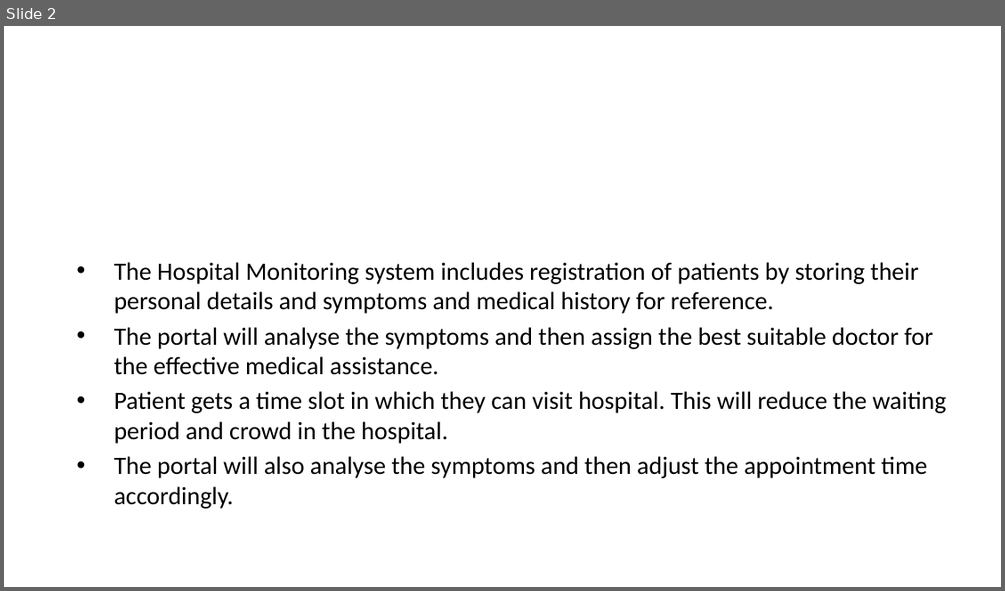
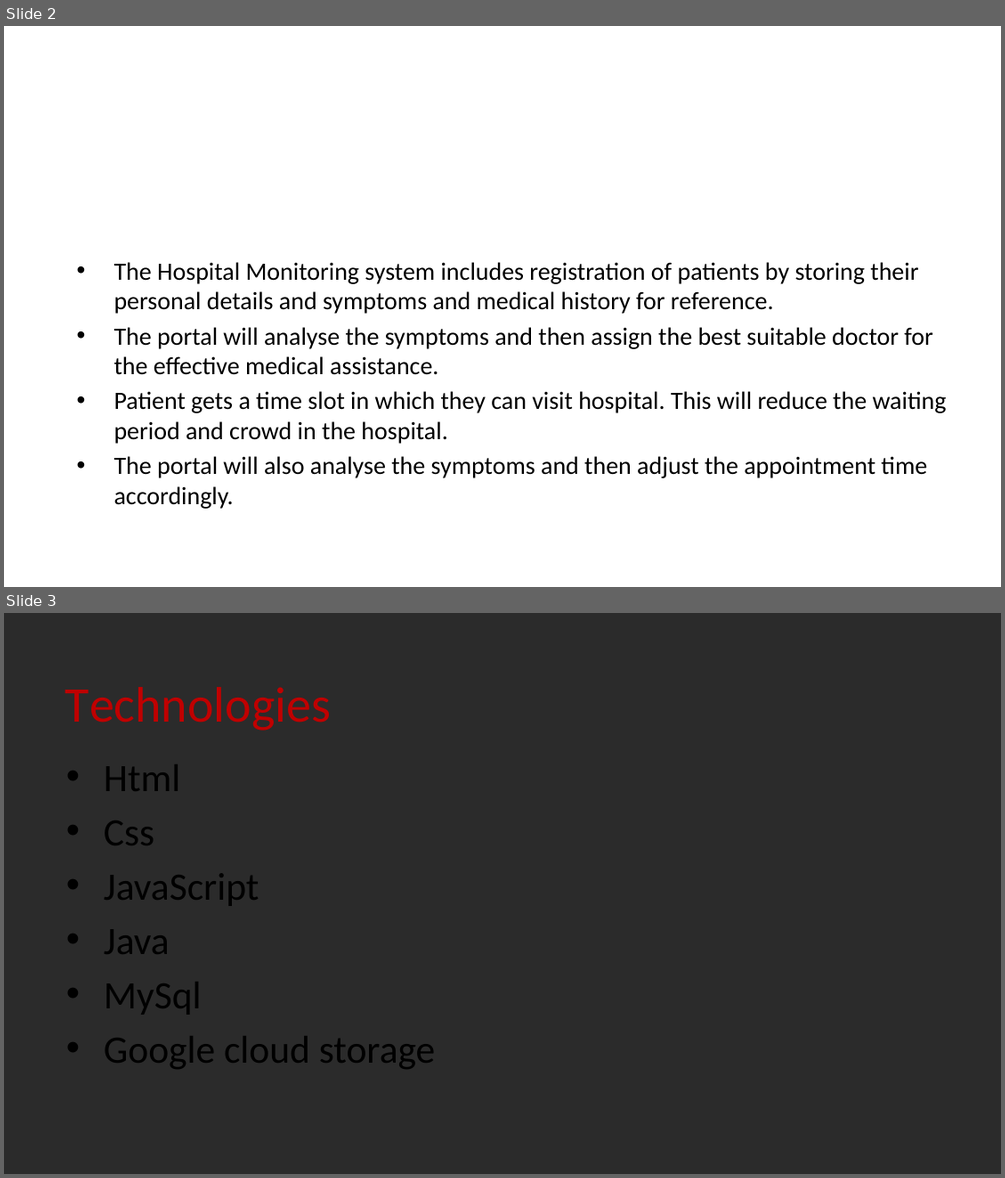
Before and after one commit to shereen3351/project1, a slide deck: ppt.pptx. Shown one above the other, each under a label of ours: slide 2 before the commit, slides 2 and 3 after it. The pictures are 1005x591 and 1005x1178 pixels, drawn with LibreOffice and Linux fonts; fonts in the diff are those of the drawing; background and template pictures are left out; a plain dark background stands for a picture behind light text. Boxes give left, top, right and bottom in pixels: in the first picture for what was removed or moved away, otherwise in the second. Text is boxed around its words. In the diff, an @@ line names an element or a change of style, - is before the commit and + after.

```diff
--- a/ppt.pptx
+++ b/ppt.pptx
@@ slide 3 added at (x1=4, y1=613, x2=1001, y2=1174), background picture (left out) @@
@@ title added at (x1=65, y1=687, x2=331, y2=730), 36 pt, text #C00000 @@
+Technologies
@@ text added at (x1=104, y1=764, x2=435, y2=1069), 28 pt, text #000000 @@
+• Html
+• Css
+• JavaScript
+• Java
+• MySql
+• Google cloud storage
```
Also in this commit, not shown: 7 other slides added, 3 slides removed.
